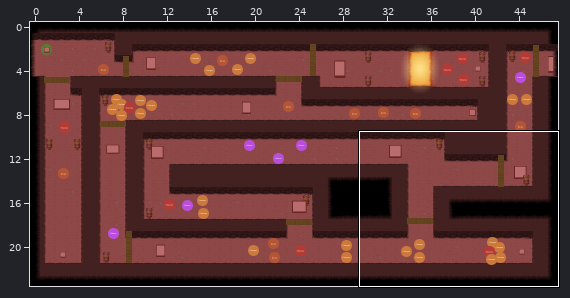
Level history. Tiled map (JSON): assets/tilemaps/level 1-4.json. Above: a wide view before the commit, with the close-up outlined.
Close-up. Before the commit:
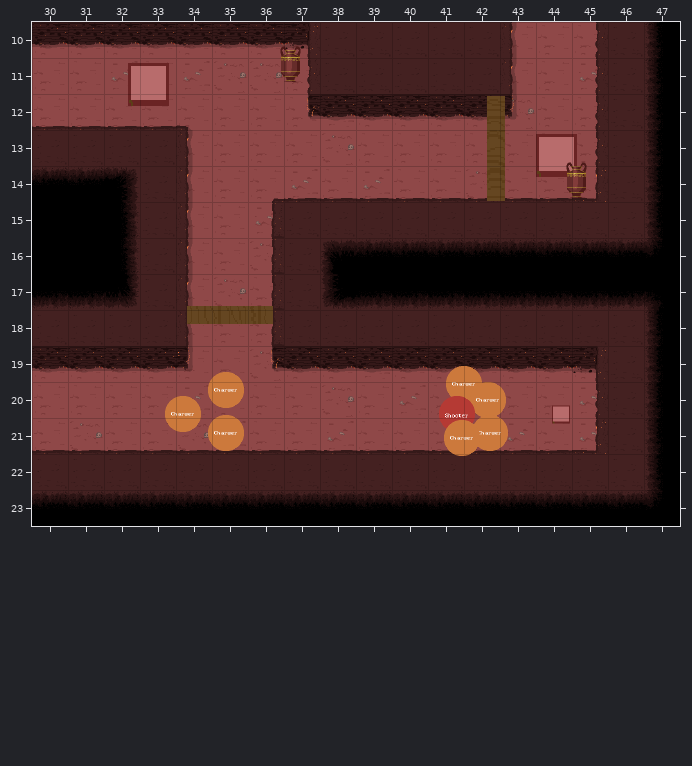
Cells are 64x64 px. Shown: x 30..47, y 10..23. The commit also changed other parts of the map, which this record leaves out.
Once edited:
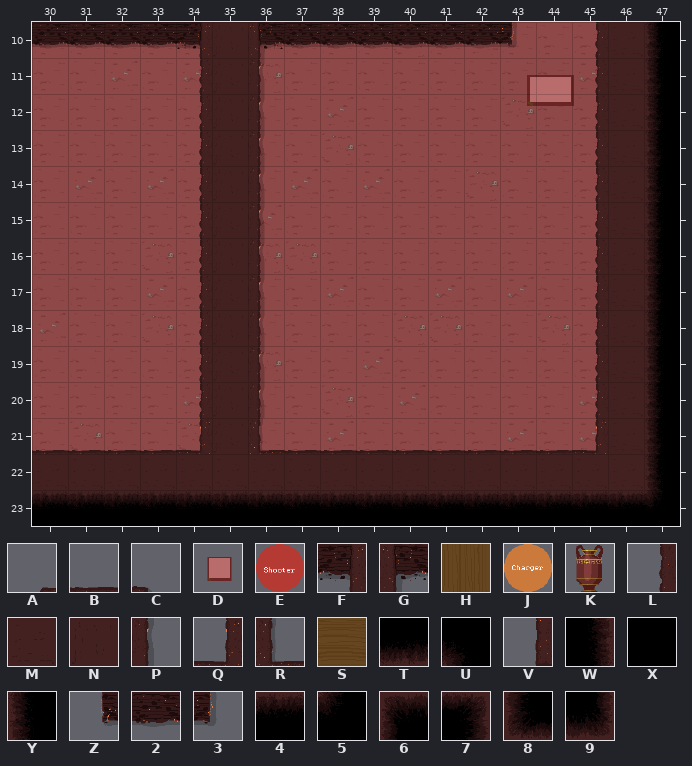
Key: from "tiles 1": A 0, B 1, C 3, D 4, E 6, F 10, G 12, H 14, J 15, K 17, L 20, M 21, N 21 turned 90, P 22, Q 23, R 24, S 25, T 27, U 28, V 30, W 36, X 37, Y 38, Z 40, 2 41, 3 42, 4 47, 5 48, 6 57, 7 58, 8 67, 9 68.
_ is an empty cell.
Objects are placed by their top-left corner, in cells (3,4 is the top-left corner of cell 3,4); size is 1x1 cell unless given.
Difference:
Layer "1":
The edit turns tile F into tile 2 in row 10 at x 37.
The edit turns tile M into tile 2 in row 10 at x 38 to 42.
The edit turns tile P into tile 3 in row 10 at x 43.
The edit turns tile 2 into tile F in row 10 at x 34.
The edit turns tile 2 into tile G in row 10 at x 36.
The edit turns tile 3 into tile L in row 19 at x 34.
The edit turns tile 4 into tile L in row 16 at x 45.
The edit turns tile C into tile L in row 12 at x 34.
The edit turns tile F into tile L in row 19 at x 45.
The edit turns tile M into tile L in row 15 at x 45; in row 18 at x 45.
The edit turns tile P into tile L in rows 13 to 18 at x 34.
The edit turns tile Q into tile L in row 14 at x 45.
The edit turns tile T into tile L in row 17 at x 45.
There is now tile L in row 11 at x 34; in row 20 at x 34.
The edit turns tile 4 into tile M in row 16 at x 46.
The edit turns tile T into tile M in row 17 at x 46.
The edit turns tile 2 into tile N in row 10 at x 35.
The edit turns tile B into tile N in row 21 at x 35.
There is now tile N in rows 11 to 20 at x 35.
The edit turns tile A into tile P in row 14 at x 36.
The edit turns tile V into tile P in rows 15 to 18 at x 36.
The edit turns tile Z into tile P in row 19 at x 36.
There is now tile P in rows 11 to 13 at x 36; in row 20 at x 36.
The edit turns tile B into tile Q in row 21 at x 34.
The edit turns tile B into tile R in row 21 at x 36.
The edit turns tile 5 into tile Y in row 16 at x 47.
The edit turns tile U into tile Y in row 17 at x 47.
Tile 2 is gone in row 12 at x 38 to 42; in row 19 at x 30 to 33 and 37 to 44.
Tile 3 is gone in row 12 at x 43.
Tile 4 is gone in row 14 at x 30 to 31; in row 16 at x 39 to 44.
Tile 6 is gone in row 16 at x 38.
Tile 7 is gone in row 14 at x 32.
Tile 8 is gone in row 17 at x 38.
Tile 9 is gone in row 17 at x 32.
Tile B is gone in row 12 at x 30 to 33; in row 14 at x 37 to 44.
Tile L is gone in row 11 at x 37.
Tile M is gone in row 11 at x 38 to 42; in row 13 at x 30 to 33; in row 14 at x 33; in row 15 at x 33 and 37 to 44; in rows 16 to 17 at x 33 and 37; in row 18 at x 30 to 33 and 37 to 44.
Tile P is gone in row 11 at x 43.
Tile T is gone in row 17 at x 30 to 31 and 39 to 44.
Tile W is gone in rows 15 to 16 at x 32.
Tile X is gone in rows 15 to 16 at x 30 to 31.
Tile Z is gone in row 12 at x 37.
Layer "enemies":
Object J "enemy_1" at 41.5,19.6 is removed.
Object J "enemy_1" at 34.9,19.7 is removed.
Object J "enemy_1" at 42.2,20 is removed.
Object J "enemy_1" at 33.7,20.4 is removed.
Object E "enemy_3" at 41.3,20.4 is removed.
Object J "enemy_1" at 34.9,20.9 is removed.
Object J "enemy_1" at 42.2,20.9 is removed.
Object J "enemy_1" at 41.5,21.1 is removed.
Layer "interact":
A new object: D "button" at 43,11 size 2.6x1.7.
Object K "vase" at 36.7,10.7 is removed.
Object D "button" at 32,10.5 size 2.3x2.4 is removed.
Object D "button" at 43.4,12.5 size 2.3x2.4 is removed.
Object K "vase" at 44.6,13.9 is removed.
Object S "door" at 42.6,12.1 size 0.5x2.9 is removed.
Object H "door" at 34.3,17.9 size 2.4x0.5 is removed.
Object D "button" at 44.2,20.4 is removed.
